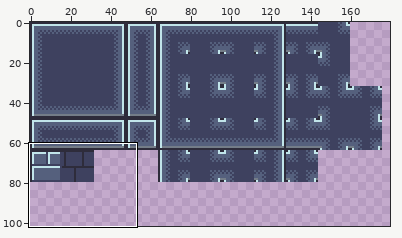
Two states of a pixel-art file, assets/tileset.ase. Above: a wide view before the commit, with the close-up outlined.
Close-up. First the earlier version:
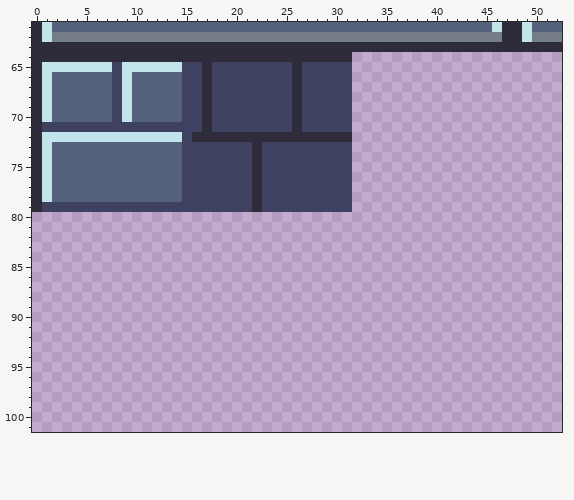
512x512 pixels, 1 frame. Shown: x 0..52, y 61..101. The wide view leaves out empty margins.
After the commit:
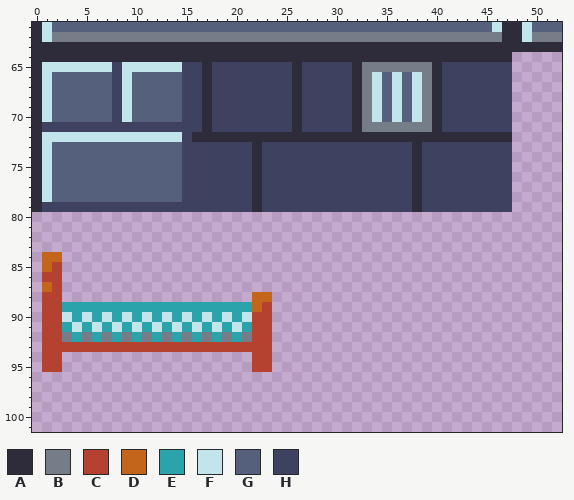
Palette (. is transparent): A #2e2c3b  B #747d88  C #b54131  D #c4651c  E #2aa4aa  F #c1e5ea  G #55607d  H #3e415f
The edit:
{"y":64,"x":32,"old":"................","new":"AAAAAAAAAAAAAAAA"}
{"y":65,"x":32,"old":"................","new":"ABBBBBBBAHHHHHHH"}
{"y":66,"x":32,"old":"................","new":"ABFGFGFBAHHHHHHH"}
{"y":67,"x":32,"old":"................","new":"ABFGFGFBAHHHHHHH"}
{"y":68,"x":32,"old":"................","new":"ABFGFGFBAHHHHHHH"}
{"y":69,"x":32,"old":"................","new":"ABFGFGFBAHHHHHHH"}
{"y":70,"x":32,"old":"................","new":"ABFGFGFBAHHHHHHH"}
{"y":71,"x":32,"old":"................","new":"ABBBBBBBAHHHHHHH"}
{"y":72,"x":32,"old":"................","new":"AAAAAAAAAAAAAAAA"}
{"y":73,"x":32,"old":"................","new":"HHHHHHAHHHHHHHHH"}
{"y":74,"x":32,"old":"................","new":"HHHHHHAHHHHHHHHH"}
{"y":75,"x":32,"old":"................","new":"HHHHHHAHHHHHHHHH"}
{"y":76,"x":32,"old":"................","new":"HHHHHHAHHHHHHHHH"}
{"y":77,"x":32,"old":"................","new":"HHHHHHAHHHHHHHHH"}
{"y":78,"x":32,"old":"................","new":"HHHHHHAHHHHHHHHH"}
{"y":79,"x":32,"old":"................","new":"HHHHHHAHHHHHHHHH"}
{"y":84,"x":1,"old":"..","new":"DD"}
{"y":85,"x":1,"old":"..","new":"DC"}
{"y":86,"x":1,"old":"..","new":"CC"}
{"y":87,"x":1,"old":"..","new":"DC"}
{"y":88,"x":1,"old":"..","new":"CC"}
{"y":88,"x":22,"old":"..","new":"DD"}
{"y":89,"x":1,"old":".......................","new":"CCEEEEEEEEEEEEEEEEEEEDC"}
{"y":90,"x":1,"old":".......................","new":"CCFEFEFEFEFEFEFEFEFEFCC"}
{"y":91,"x":1,"old":".......................","new":"CCEFEFEFEFEFEFEFEFEFECC"}
{"y":92,"x":1,"old":".......................","new":"CCBEBEBEBEBEBEBEBEBEBCC"}
{"y":93,"x":1,"old":".......................","new":"CCCCCCCCCCCCCCCCCCCCCCC"}
{"y":94,"x":1,"old":"..","new":"CC"}
{"y":94,"x":22,"old":"..","new":"CC"}
{"y":95,"x":1,"old":"..","new":"CC"}
{"y":95,"x":22,"old":"..","new":"CC"}
{"label":"added","picture_box":[352,52,512,212]}
{"label":"added","picture_box":[42,252,272,372]}
